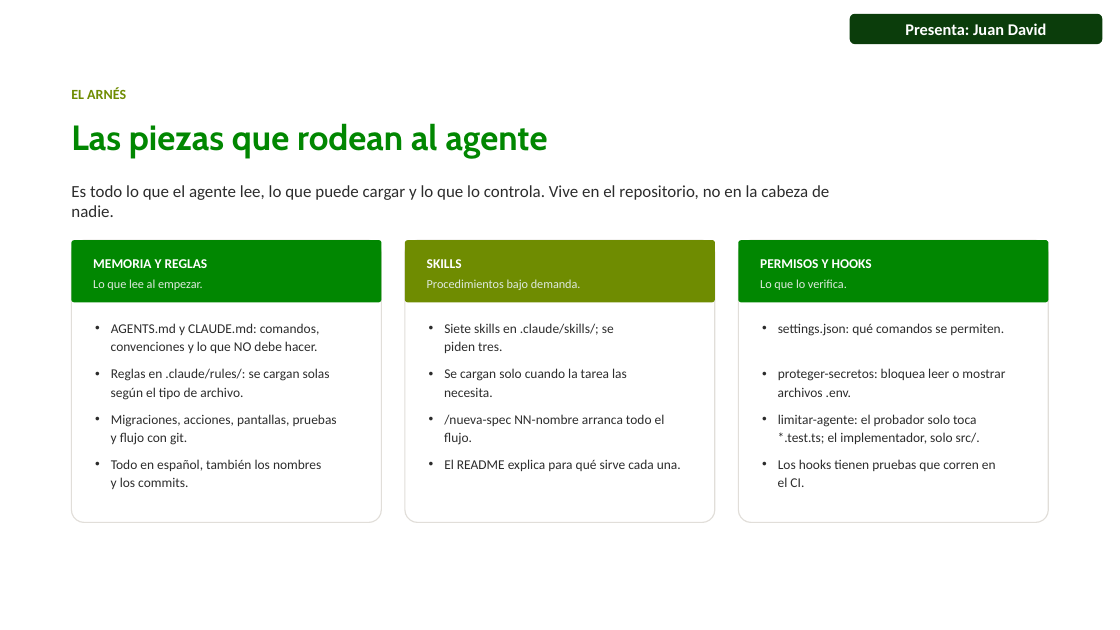
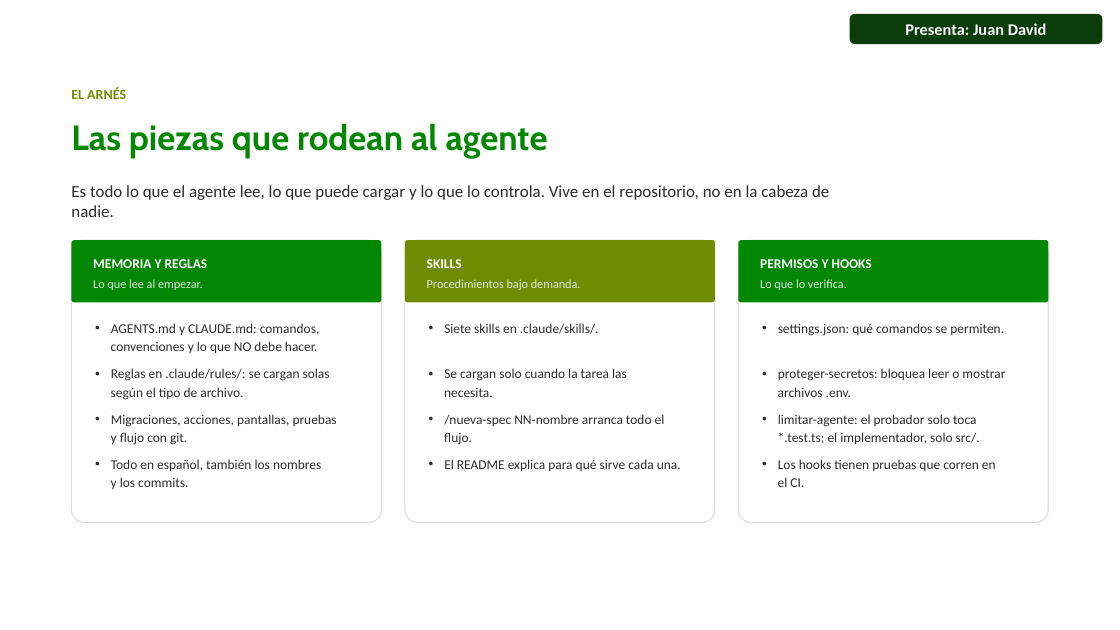
Before and after one commit to juandadevp/cuentasclaras, a slide deck: slide 5 of docs/Exposicion_Cuentas_Claras_con_responsables.pptx (slide 6 before the commit). Drawn at 1120x630 pixels with LibreOffice and Linux fonts; fonts in the diff are those of the drawing; background and template pictures are left out. Boxes give left, top, right and bottom in pixels: in the first picture for what was removed or moved away, otherwise in the second. Text is boxed around its words. In the diff, an @@ line names an element or a change of style, - is before the commit and + after.

```diff
--- a/docs/Exposicion_Cuentas_Claras_con_responsables.pptx
+++ b/docs/Exposicion_Cuentas_Claras_con_responsables.pptx
@@ text at (x1=444, y1=323, x2=599, y2=334): text changed @@
-• Siete skills en .claude/skills/; se piden tres.
+• Siete skills en .claude/skills/.
```
Also in this commit, not shown: 12 other slides changed, 1 slide removed, 1 other file.
